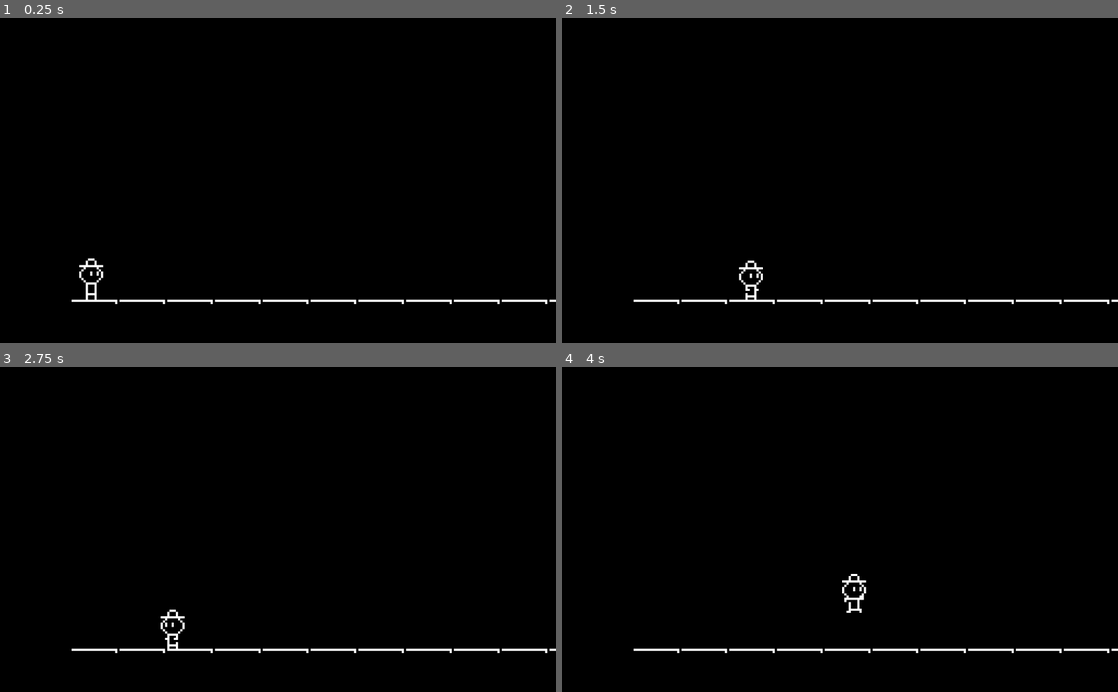
Above: before the commit, frames 1-4 (two rows, left to right).
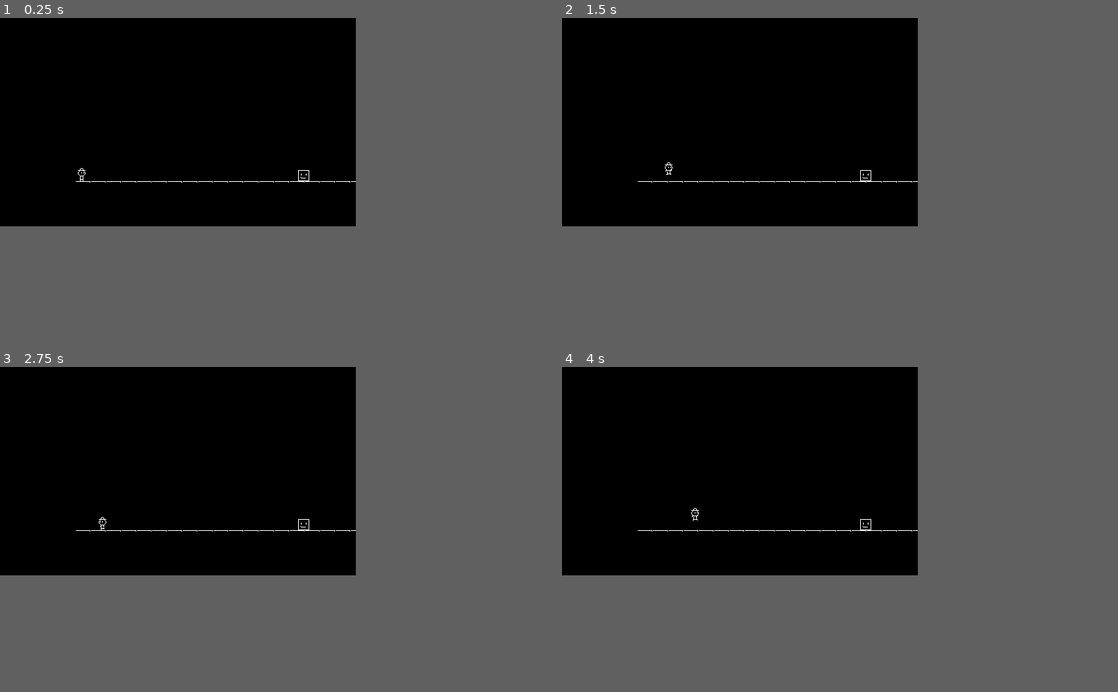
Above: after the commit, the same moments.

Repository: Guilherme-Calland/natural_light
Game: Godot game, scene res://scenes/levels/Level1.tscn
Same seed, same stepped clock (60 frames per second), same inputs: the game is played once before the commit and once after it.
Inputs:
- Up to frame 1 (0.25 s): no input
- Up to frame 2 (1.5 s): tap Enter at 0.5 s; hold D (right) from 0.53 s (still down); tap W (jump) at 0.6, 0.77, 1.07 s; tap S (duck) at 1.35 s
- Up to frame 3 (2.75 s): tap W (jump) at 1.52, 1.55, 1.82, 2.1 s; release D (right) at 2.03 s; hold A (left) from 2.03 s (still down)
- Up to frame 4 (4 s): release A (left) at 2.78 s; hold D (right) from 2.78 s (still down); tap S (duck) at 2.85 s; tap W (jump) at 3.02, 3.05, 3.32, 3.6, 3.77 s
In our replay, the window is 800x468 before the commit and 512x300 after it. These sizes can differ from the game's own. Grey fills any space a smaller window leaves; there, only what the larger window draws over its background counts as a difference.

The runs differ from the first frame. In frame 1, 1.1% of the frame differs, in the area x 12-100%, y 46-89%; in frame 2, 1.1%; in frame 3, 1.1%; in frame 4, 1.1%, in the area x 12-100%, y 43-89%.

Commit message:
pixel resolution

Diff:
--- a/project.godot
+++ b/project.godot
@@ -16,9 +16,8 @@
 
 [display]
 
-window/size/resizable=false
 window/size/fullscreen=true
-window/stretch/mode="viewport"
+window/stretch/aspect="keep_height"
 
 [importer_defaults]
 
@@ -77,5 +76,6 @@
 
 [rendering]
 
+2d/snapping/use_gpu_pixel_snap=true
 environment/default_clear_color=Color( 0, 0, 0, 1 )
 environment/default_environment="res://default_env.tres"
--- a/scenes/levels/Level1.tscn
+++ b/scenes/levels/Level1.tscn
@@ -11,8 +11,13 @@
 [node name="Level1" instance=ExtResource( 1 )]
 script = ExtResource( 2 )
 
+[node name="Pete" parent="." index="0"]
+speed = 40
+gravity = 15
+jumpForce = 200
+
 [node name="Camera2D" parent="." index="1"]
-position = Vector2( 96, -46 )
+position = Vector2( 147, -85.5 )
 
 [node name="Floor" parent="." index="2"]
 collision_layer = 2
@@ -25,21 +30,14 @@
 [node name="Respawn" parent="." index="4"]
 collision_layer = 4
 
-[node name="MoveCamera" parent="." index="5"]
-collision_layer = 4
-
-[node name="CollisionShape2D" parent="MoveCamera" index="0"]
-position = Vector2( 219.188, -32 )
-
-[node name="QueueMusic" type="Area2D" parent="." index="6"]
-position = Vector2( -114, -3 )
+[node name="QueueMusic" type="Area2D" parent="." index="5"]
+position = Vector2( 174, -30 )
 collision_layer = 8
 
 [node name="CollisionShape2D" type="CollisionShape2D" parent="QueueMusic" index="0"]
-position = Vector2( 207, -30 )
 shape = SubResource( 1 )
 
-[node name="Music" type="AudioStreamPlayer" parent="." index="7"]
+[node name="Music" type="AudioStreamPlayer" parent="." index="6"]
 stream = ExtResource( 3 )
 script = ExtResource( 4 )
 
--- a/scenes/levels/TemplateLevel.tscn
+++ b/scenes/levels/TemplateLevel.tscn
@@ -7,9 +7,6 @@
 [sub_resource type="RectangleShape2D" id=1]
 extents = Vector2( 529, 60.5 )
 
-[sub_resource type="RectangleShape2D" id=2]
-extents = Vector2( 5, 35.5 )
-
 [node name="TemplateLevel" type="Node2D"]
 script = ExtResource( 2 )
 
@@ -17,15 +14,13 @@
 position = Vector2( 9, -12 )
 
 [node name="Camera2D" type="Camera2D" parent="."]
-position = Vector2( 119, -68 )
 current = true
-zoom = Vector2( 0.25, 0.25 )
+zoom = Vector2( 0.5, 0.5 )
 
 [node name="Floor" type="TileMap" parent="."]
 tile_set = ExtResource( 3 )
 cell_size = Vector2( 22, 22 )
 format = 1
-tile_data = PoolIntArray( 4, 0, 0, 5, 0, 0, 6, 0, 0, 7, 0, 0, 8, 1, 0, 9, 1, 0, 10, 1, 0, 11, 1, 0, 12, 1, 0, 13, 1, 0, 14, 1, 0 )
 
 [node name="Boxes" type="TileMap" parent="."]
 tile_set = ExtResource( 3 )
@@ -39,12 +34,4 @@
 [node name="CollisionShape2D" type="CollisionShape2D" parent="Respawn"]
 shape = SubResource( 1 )
 
-[node name="MoveCamera" type="Area2D" parent="."]
-collision_layer = 0
-
-[node name="CollisionShape2D" type="CollisionShape2D" parent="MoveCamera"]
-position = Vector2( 247, -33 )
-shape = SubResource( 2 )
-
-[connection signal="body_entered" from="Respawn" to="Pete" method="respawn" binds= [ Vector2( 10, -300 ) ]]
-[connection signal="body_entered" from="MoveCamera" to="." method="moveCamera" binds= [ Vector2( 350, -55 ) ]]
+[connection signal="body_entered" from="Respawn" to="Pete" method="respawn" binds= [ Vector2( 10, -600 ) ]]
--- a/scenes/pete/Pete.tscn
+++ b/scenes/pete/Pete.tscn
@@ -8,73 +8,58 @@
 [ext_resource path="res://graphics/pete/pete_jumping.png" type="Texture" id=6]
 [ext_resource path="res://graphics/pete/pete_touching.png" type="Texture" id=7]
 
-[sub_resource type="Animation" id=4]
-length = 0.001
-tracks/0/type = "value"
-tracks/0/path = NodePath("Sprite:texture")
-tracks/0/interp = 1
-tracks/0/loop_wrap = true
-tracks/0/imported = false
-tracks/0/enabled = true
-tracks/0/keys = {
-"times": PoolRealArray( 0 ),
-"transitions": PoolRealArray( 1 ),
-"update": 0,
-"values": [ ExtResource( 4 ) ]
-}
-
 [sub_resource type="Animation" id=6]
 resource_name = "duckWalking"
 loop = true
 step = 0.25
 tracks/0/type = "value"
-tracks/0/path = NodePath("Sprite:texture")
-tracks/0/interp = 1
-tracks/0/loop_wrap = true
-tracks/0/imported = false
-tracks/0/enabled = true
-tracks/0/keys = {
-"times": PoolRealArray( 0 ),
-"transitions": PoolRealArray( 1 ),
-"update": 1,
-"values": [ ExtResource( 5 ) ]
-}
-tracks/1/type = "value"
-tracks/1/path = NodePath("Sprite:hframes")
-tracks/1/interp = 1
-tracks/1/loop_wrap = true
-tracks/1/imported = false
-tracks/1/enabled = true
-tracks/1/keys = {
-"times": PoolRealArray( 0 ),
-"transitions": PoolRealArray( 1 ),
-"update": 1,
-"values": [ 4 ]
-}
-tracks/2/type = "value"
-tracks/2/path = NodePath("Sprite:vframes")
-tracks/2/interp = 1
-tracks/2/loop_wrap = true
-tracks/2/imported = false
-tracks/2/enabled = true
-tracks/2/keys = {
-"times": PoolRealArray( 0 ),
-"transitions": PoolRealArray( 1 ),
-"update": 1,
-"values": [ 1 ]
-}
-tracks/3/type = "value"
-tracks/3/path = NodePath("Sprite:frame")
-tracks/3/interp = 1
-tracks/3/loop_wrap = true
-tracks/3/imported = false
-tracks/3/enabled = true
-tracks/3/keys = {
+tracks/0/path = NodePath("Sprite:frame")
+tracks/0/interp = 1
+tracks/0/loop_wrap = true
+tracks/0/imported = false
+tracks/0/enabled = true
+tracks/0/keys = {
 "times": PoolRealArray( 0, 0.25, 0.5, 0.75 ),
 "transitions": PoolRealArray( 1, 1, 1, 1 ),
 "update": 1,
 "values": [ 0, 1, 2, 3 ]
 }
+tracks/1/type = "value"
+tracks/1/path = NodePath("Sprite:vframes")
+tracks/1/interp = 1
+tracks/1/loop_wrap = true
+tracks/1/imported = false
+tracks/1/enabled = true
+tracks/1/keys = {
+"times": PoolRealArray( 0 ),
+"transitions": PoolRealArray( 1 ),
+"update": 0,
+"values": [ 1 ]
+}
+tracks/2/type = "value"
+tracks/2/path = NodePath("Sprite:hframes")
+tracks/2/interp = 1
+tracks/2/loop_wrap = true
+tracks/2/imported = false
+tracks/2/enabled = true
+tracks/2/keys = {
+"times": PoolRealArray( 0 ),
+"transitions": PoolRealArray( 1 ),
+"update": 0,
+"values": [ 4 ]
+}
+tracks/3/type = "value"
+tracks/3/path = NodePath("Sprite:texture")
+tracks/3/interp = 1
+tracks/3/loop_wrap = true
+tracks/3/imported = false
+tracks/3/enabled = true
+tracks/3/keys = {
+"times": PoolRealArray( 0 ),
+"transitions": PoolRealArray( 1 ),
+"update": 0,
+"values": [ ExtResource( 5 ) ]
+}
 
 [sub_resource type="Animation" id=5]
 resource_name = "ducking"
@@ -82,106 +67,105 @@
 loop = true
 step = 1.0
 tracks/0/type = "value"
-tracks/0/path = NodePath("Sprite:texture")
-tracks/0/interp = 1
-tracks/0/loop_wrap = true
-tracks/0/imported = false
-tracks/0/enabled = true
-tracks/0/keys = {
-"times": PoolRealArray( 0 ),
-"transitions": PoolRealArray( 1 ),
-"update": 1,
+tracks/0/path = NodePath("Sprite:frame")
+tracks/0/interp = 1
+tracks/0/loop_wrap = true
+tracks/0/imported = false
+tracks/0/enabled = true
+tracks/0/keys = {
+"times": PoolRealArray( 0 ),
+"transitions": PoolRealArray( 1 ),
+"update": 0,
+"values": [ 0 ]
+}
+tracks/1/type = "value"
+tracks/1/path = NodePath("Sprite:vframes")
+tracks/1/interp = 1
+tracks/1/loop_wrap = true
+tracks/1/imported = false
+tracks/1/enabled = true
+tracks/1/keys = {
+"times": PoolRealArray( 0 ),
+"transitions": PoolRealArray( 1 ),
+"update": 0,
+"values": [ 1 ]
+}
+tracks/2/type = "value"
+tracks/2/path = NodePath("Sprite:hframes")
+tracks/2/interp = 1
+tracks/2/loop_wrap = true
+tracks/2/imported = false
+tracks/2/enabled = true
+tracks/2/keys = {
+"times": PoolRealArray( 0 ),
+"transitions": PoolRealArray( 1 ),
+"update": 0,
+"values": [ 1 ]
+}
+tracks/3/type = "value"
+tracks/3/path = NodePath("Sprite:texture")
+tracks/3/interp = 1
+tracks/3/loop_wrap = true
+tracks/3/imported = false
+tracks/3/enabled = true
+tracks/3/keys = {
+"times": PoolRealArray( 0 ),
+"transitions": PoolRealArray( 1 ),
+"update": 0,
 "values": [ ExtResource( 4 ) ]
-}
-tracks/1/type = "value"
-tracks/1/path = NodePath("Sprite:hframes")
-tracks/1/interp = 1
-tracks/1/loop_wrap = true
-tracks/1/imported = false
-tracks/1/enabled = true
-tracks/1/keys = {
-"times": PoolRealArray( 0 ),
-"transitions": PoolRealArray( 1 ),
-"update": 1,
-"values": [ 1 ]
-}
-tracks/2/type = "value"
-tracks/2/path = NodePath("Sprite:vframes")
-tracks/2/interp = 1
-tracks/2/loop_wrap = true
-tracks/2/imported = false
-tracks/2/enabled = true
-tracks/2/keys = {
-"times": PoolRealArray( 0 ),
-"transitions": PoolRealArray( 1 ),
-"update": 1,
-"values": [ 1 ]
-}
-tracks/3/type = "value"
-tracks/3/path = NodePath("Sprite:frame")
-tracks/3/interp = 1
-tracks/3/loop_wrap = true
-tracks/3/imported = false
-tracks/3/enabled = true
-tracks/3/keys = {
-"times": PoolRealArray( 0 ),
-"transitions": PoolRealArray( 1 ),
-"update": 1,
-"values": [ 0 ]
 }
 
 [sub_resource type="Animation" id=1]
 resource_name = "idle"
 length = 0.1
-loop = true
 step = 1.0
 tracks/0/type = "value"
-tracks/0/path = NodePath("Sprite:texture")
-tracks/0/interp = 1
-tracks/0/loop_wrap = true
-tracks/0/imported = false
-tracks/0/enabled = true
-tracks/0/keys = {
-"times": PoolRealArray( 0 ),
-"transitions": PoolRealArray( 1 ),
-"update": 1,
-"values": [ ExtResource( 1 ) ]
-}
-tracks/1/type = "value"
-tracks/1/path = NodePath("Sprite:hframes")
-tracks/1/interp = 1
-tracks/1/loop_wrap = true
-tracks/1/imported = false
-tracks/1/enabled = true
-tracks/1/keys = {
-"times": PoolRealArray( 0 ),
-"transitions": PoolRealArray( 1 ),
-"update": 1,
-"values": [ 1 ]
-}
-tracks/2/type = "value"
-tracks/2/path = NodePath("Sprite:vframes")
-tracks/2/interp = 1
-tracks/2/loop_wrap = true
-tracks/2/imported = false
-tracks/2/enabled = true
-tracks/2/keys = {
-"times": PoolRealArray( 0 ),
-"transitions": PoolRealArray( 1 ),
-"update": 1,
-"values": [ 1 ]
-}
-tracks/3/type = "value"
-tracks/3/path = NodePath("Sprite:frame")
-tracks/3/interp = 1
-tracks/3/loop_wrap = true
-tracks/3/imported = false
-tracks/3/enabled = true
-tracks/3/keys = {
+tracks/0/path = NodePath("Sprite:frame")
+tracks/0/interp = 1
+tracks/0/loop_wrap = true
+tracks/0/imported = false
+tracks/0/enabled = true
+tracks/0/keys = {
 "times": PoolRealArray( 0 ),
 "transitions": PoolRealArray( 1 ),
 "update": 1,
 "values": [ 0 ]
+}
+tracks/1/type = "value"
+tracks/1/path = NodePath("Sprite:vframes")
+tracks/1/interp = 1
+tracks/1/loop_wrap = true
+tracks/1/imported = false
+tracks/1/enabled = true
+tracks/1/keys = {
+"times": PoolRealArray( 0 ),
+"transitions": PoolRealArray( 1 ),
+"update": 0,
+"values": [ 1 ]
+}
+tracks/2/type = "value"
+tracks/2/path = NodePath("Sprite:hframes")
+tracks/2/interp = 1
+tracks/2/loop_wrap = true
+tracks/2/imported = false
+tracks/2/enabled = true
+tracks/2/keys = {
+"times": PoolRealArray( 0 ),
+"transitions": PoolRealArray( 1 ),
+"update": 0,
+"values": [ 1 ]
+}
+tracks/3/type = "value"
+tracks/3/path = NodePath("Sprite:texture")
+tracks/3/interp = 1
+tracks/3/loop_wrap = true
+tracks/3/imported = false
+tracks/3/enabled = true
+tracks/3/keys = {
+"times": PoolRealArray( 0 ),
+"transitions": PoolRealArray( 1 ),
+"update": 0,
+"values": [ ExtResource( 1 ) ]
 }
 
 [sub_resource type="Animation" id=7]
@@ -190,52 +174,52 @@
 loop = true
 step = 1.0
 tracks/0/type = "value"
-tracks/0/path = NodePath("Sprite:texture")
-tracks/0/interp = 1
-tracks/0/loop_wrap = true
-tracks/0/imported = false
-tracks/0/enabled = true
-tracks/0/keys = {
-"times": PoolRealArray( 0 ),
-"transitions": PoolRealArray( 1 ),
-"update": 1,
+tracks/0/path = NodePath("Sprite:frame")
+tracks/0/interp = 1
+tracks/0/loop_wrap = true
+tracks/0/imported = false
+tracks/0/enabled = true
+tracks/0/keys = {
+"times": PoolRealArray( 0 ),
+"transitions": PoolRealArray( 1 ),
+"update": 0,
+"values": [ 0 ]
+}
+tracks/1/type = "value"
+tracks/1/path = NodePath("Sprite:vframes")
+tracks/1/interp = 1
+tracks/1/loop_wrap = true
+tracks/1/imported = false
+tracks/1/enabled = true
+tracks/1/keys = {
+"times": PoolRealArray( 0 ),
+"transitions": PoolRealArray( 1 ),
+"update": 0,
+"values": [ 1 ]
+}
+tracks/2/type = "value"
+tracks/2/path = NodePath("Sprite:hframes")
+tracks/2/interp = 1
+tracks/2/loop_wrap = true
+tracks/2/imported = false
+tracks/2/enabled = true
+tracks/2/keys = {
+"times": PoolRealArray( 0 ),
+"transitions": PoolRealArray( 1 ),
+"update": 0,
+"values": [ 1 ]
+}
+tracks/3/type = "value"
+tracks/3/path = NodePath("Sprite:texture")
+tracks/3/interp = 1
+tracks/3/loop_wrap = true
+tracks/3/imported = false
+tracks/3/enabled = true
+tracks/3/keys = {
+"times": PoolRealArray( 0 ),
+"transitions": PoolRealArray( 1 ),
+"update": 0,
 "values": [ ExtResource( 6 ) ]
-}
-tracks/1/type = "value"
-tracks/1/path = NodePath("Sprite:hframes")
-tracks/1/interp = 1
-tracks/1/loop_wrap = true
-tracks/1/imported = false
-tracks/1/enabled = true
-tracks/1/keys = {
-"times": PoolRealArray( 0 ),
-"transitions": PoolRealArray( 1 ),
-"update": 1,
-"values": [ 1 ]
-}
-tracks/2/type = "value"
-tracks/2/path = NodePath("Sprite:vframes")
-tracks/2/interp = 1
-tracks/2/loop_wrap = true
-tracks/2/imported = false
-tracks/2/enabled = true
-tracks/2/keys = {
-"times": PoolRealArray( 0 ),
-"transitions": PoolRealArray( 1 ),
-"update": 1,
-"values": [ 1 ]
-}
-tracks/3/type = "value"
-tracks/3/path = NodePath("Sprite:frame")
-tracks/3/interp = 1
-tracks/3/loop_wrap = true
-tracks/3/imported = false
-tracks/3/enabled = true
-tracks/3/keys = {
-"times": PoolRealArray( 0 ),
-"transitions": PoolRealArray( 1 ),
-"update": 1,
-"values": [ 0 ]
 }
 
 [sub_resource type="Animation" id=9]
@@ -244,52 +228,52 @@
 loop = true
 step = 1.0
 tracks/0/type = "value"
-tracks/0/path = NodePath("Sprite:texture")
-tracks/0/interp = 1
-tracks/0/loop_wrap = true
-tracks/0/imported = false
-tracks/0/enabled = true
-tracks/0/keys = {
-"times": PoolRealArray( 0 ),
-"transitions": PoolRealArray( 1 ),
-"update": 1,
+tracks/0/path = NodePath("Sprite:frame")
+tracks/0/interp = 1
+tracks/0/loop_wrap = true
+tracks/0/imported = false
+tracks/0/enabled = true
+tracks/0/keys = {
+"times": PoolRealArray( 0 ),
+"transitions": PoolRealArray( 1 ),
+"update": 0,
+"values": [ 0 ]
+}
+tracks/1/type = "value"
+tracks/1/path = NodePath("Sprite:vframes")
+tracks/1/interp = 1
+tracks/1/loop_wrap = true
+tracks/1/imported = false
+tracks/1/enabled = true
+tracks/1/keys = {
+"times": PoolRealArray( 0 ),
+"transitions": PoolRealArray( 1 ),
+"update": 0,
+"values": [ 1 ]
+}
+tracks/2/type = "value"
+tracks/2/path = NodePath("Sprite:hframes")
+tracks/2/interp = 1
+tracks/2/loop_wrap = true
+tracks/2/imported = false
+tracks/2/enabled = true
+tracks/2/keys = {
+"times": PoolRealArray( 0 ),
+"transitions": PoolRealArray( 1 ),
+"update": 0,
+"values": [ 1 ]
+}
+tracks/3/type = "value"
+tracks/3/path = NodePath("Sprite:texture")
+tracks/3/interp = 1
+tracks/3/loop_wrap = true
+tracks/3/imported = false
+tracks/3/enabled = true
+tracks/3/keys = {
+"times": PoolRealArray( 0 ),
+"transitions": PoolRealArray( 1 ),
+"update": 0,
 "values": [ ExtResource( 7 ) ]
-}
-tracks/1/type = "value"
-tracks/1/path = NodePath("Sprite:hframes")
-tracks/1/interp = 1
-tracks/1/loop_wrap = true
-tracks/1/imported = false
-tracks/1/enabled = true
-tracks/1/keys = {
-"times": PoolRealArray( 0 ),
-"transitions": PoolRealArray( 1 ),
-"update": 1,
-"values": [ 1 ]
-}
-tracks/2/type = "value"
-tracks/2/path = NodePath("Sprite:vframes")
-tracks/2/interp = 1
-tracks/2/loop_wrap = true
-tracks/2/imported = false
-tracks/2/enabled = true
-tracks/2/keys = {
-"times": PoolRealArray( 0 ),
-"transitions": PoolRealArray( 1 ),
-"update": 1,
-"values": [ 1 ]
-}
-tracks/3/type = "value"
-tracks/3/path = NodePath("Sprite:frame")
-tracks/3/interp = 1
-tracks/3/loop_wrap = true
-tracks/3/imported = false
-tracks/3/enabled = true
-tracks/3/keys = {
-"times": PoolRealArray( 0 ),
-"transitions": PoolRealArray( 1 ),
-"update": 1,
-"values": [ 0 ]
 }
 
 [sub_resource type="Animation" id=3]
@@ -297,66 +281,67 @@
 loop = true
 step = 0.25
 tracks/0/type = "value"
-tracks/0/path = NodePath("Sprite:texture")
-tracks/0/interp = 1
-tracks/0/loop_wrap = true
-tracks/0/imported = false
-tracks/0/enabled = true
-tracks/0/keys = {
-"times": PoolRealArray( 0 ),
-"transitions": PoolRealArray( 1 ),
-"update": 1,
-"values": [ ExtResource( 2 ) ]
-}
-tracks/1/type = "value"
-tracks/1/path = NodePath("Sprite:hframes")
-tracks/1/interp = 1
-tracks/1/loop_wrap = true
-tracks/1/imported = false
-tracks/1/enabled = true
-tracks/1/keys = {
-"times": PoolRealArray( 0 ),
-"transitions": PoolRealArray( 1 ),
-"update": 1,
-"values": [ 4 ]
-}
-tracks/2/type = "value"
-tracks/2/path = NodePath("Sprite:vframes")
-tracks/2/interp = 1
-tracks/2/loop_wrap = true
-tracks/2/imported = false
-tracks/2/enabled = true
-tracks/2/keys = {
-"times": PoolRealArray( 0 ),
-"transitions": PoolRealArray( 1 ),
-"update": 1,
-"values": [ 1 ]
-}
-tracks/3/type = "value"
-tracks/3/path = NodePath("Sprite:frame")
-tracks/3/interp = 1
-tracks/3/loop_wrap = true
-tracks/3/imported = false
-tracks/3/enabled = true
-tracks/3/keys = {
+tracks/0/path = NodePath("Sprite:frame")
+tracks/0/interp = 1
+tracks/0/loop_wrap = true
+tracks/0/imported = false
+tracks/0/enabled = true
+tracks/0/keys = {
 "times": PoolRealArray( 0, 0.25, 0.5, 0.75 ),
 "transitions": PoolRealArray( 1, 1, 1, 1 ),
 "update": 1,
 "values": [ 0, 1, 2, 3 ]
 }
+tracks/1/type = "value"
+tracks/1/path = NodePath("Sprite:vframes")
+tracks/1/interp = 1
+tracks/1/loop_wrap = true
+tracks/1/imported = false
+tracks/1/enabled = true
+tracks/1/keys = {
+"times": PoolRealArray( 0 ),
+"transitions": PoolRealArray( 1 ),
+"update": 0,
+"values": [ 1 ]
+}
+tracks/2/type = "value"
+tracks/2/path = NodePath("Sprite:hframes")
+tracks/2/interp = 1
+tracks/2/loop_wrap = true
+tracks/2/imported = false
+tracks/2/enabled = true
+tracks/2/keys = {
+"times": PoolRealArray( 0 ),
+"transitions": PoolRealArray( 1 ),
+"update": 0,
+"values": [ 4 ]
+}
+tracks/3/type = "value"
+tracks/3/path = NodePath("Sprite:texture")
+tracks/3/interp = 1
+tracks/3/loop_wrap = true
+tracks/3/imported = false
+tracks/3/enabled = true
+tracks/3/keys = {
+"times": PoolRealArray( 0 ),
+"transitions": PoolRealArray( 1 ),
+"update": 0,
+"values": [ ExtResource( 2 ) ]
+}
 
 [sub_resource type="RectangleShape2D" id=8]
-extents = Vector2( 5, 9 )
+extents = Vector2( 4, 8.99649 )
 
 [node name="Pete" type="KinematicBody2D"]
 collision_mask = 2
 script = ExtResource( 3 )
+speed = 60
+jumpForce = 250
 
 [node name="Sprite" type="Sprite" parent="."]
-texture = ExtResource( 4 )
+texture = ExtResource( 6 )
 
 [node name="AnimationPlayer" type="AnimationPlayer" parent="."]
-anims/RESET = SubResource( 4 )
 anims/duckWalking = SubResource( 6 )
 anims/ducking = SubResource( 5 )
 anims/idle = SubResource( 1 )
@@ -365,5 +350,5 @@
 anims/walking = SubResource( 3 )
 
 [node name="CollisionShape2D" type="CollisionShape2D" parent="."]
-scale = Vector2( 0.897, 1.055 )
+scale = Vector2( 0.968, 1 )
 shape = SubResource( 8 )
--- a/scenes/terrain/TileSet.tscn
+++ b/scenes/terrain/TileSet.tscn
@@ -4,9 +4,9 @@
 [ext_resource path="res://graphics/terrain/smirking_box.png" type="Texture" id=2]
 
 [sub_resource type="RectangleShape2D" id=3]
-extents = Vector2( 10.5, 2.5 )
+extents = Vector2( 10.5, 1.98101 )
 
-[sub_resource type="RectangleShape2D" id=2]
+[sub_resource type="RectangleShape2D" id=4]
 extents = Vector2( 8, 8 )
 
 [node name="TileSet" type="Node2D"]
@@ -18,7 +18,7 @@
 collision_layer = 0
 
 [node name="CollisionShape2D" type="CollisionShape2D" parent="Floor1/StaticBody2D"]
-position = Vector2( -0.5, -2.5 )
+position = Vector2( -0.5, -2.01899 )
 shape = SubResource( 3 )
 
 [node name="SmirkingBox" type="Sprite" parent="."]
--- a/scripts/levels/Level1.gd
+++ b/scripts/levels/Level1.gd
@@ -3,7 +3,7 @@
 onready var music = $Music
 
 func _ready():
-	camera.global_position = Vector2(95, -55)
+	camera.global_position = Vector2(147, -85)
 
 func queueMusic(body):
 	if not music.playing:
--- a/scripts/levels/TemplateLevel.gd
+++ b/scripts/levels/TemplateLevel.gd
@@ -3,10 +3,19 @@
 onready var pete = $Pete
 onready var camera = $Camera2D
 var forward = true
-var oldCameraPosition = Vector2(0,0)
+var oldCameraPosition = Vector2(0, 0)
 
 func _ready():
-#	$"/root".size = Vector2(512,300);
+
+	#if windowed with 800x450
+#	$"/root".size = Vector2(800, 450);
+
+	# for any size
+	var windowSize = OS.get_window_size()
+	var screenSize = OS.get_screen_size()
+	print(str(windowSize) + str(screenSize))
+#	OS.set_window_size(screenSize)
+	$"/root".size = OS.get_window_size()/2
 	pass
 
 func _process(_delta):
--- a/scripts/pete/Pete.gd
+++ b/scripts/pete/Pete.gd
@@ -4,9 +4,9 @@
 onready var animationPlayer = $AnimationPlayer
 onready var sprite = $Sprite
 var motion = Vector2(0,0)
-export var speed = 50
-export var gravity = 10
-export var jumpForce = 150
+export var speed = 100
+export var gravity = 20
+export var jumpForce = 300
 var ducking = true
 
 func run():
--- a/tilesets/tileset.tres
+++ b/tilesets/tileset.tres
@@ -7,9 +7,12 @@
 extents = Vector2( 10.5, 2.5 )
 
 [sub_resource type="RectangleShape2D" id=3]
-extents = Vector2( 10.5, 2.5 )
+extents = Vector2( 10.5, 1.98101 )
 
 [sub_resource type="RectangleShape2D" id=2]
+extents = Vector2( 8, 8 )
+
+[sub_resource type="RectangleShape2D" id=4]
 extents = Vector2( 8, 8 )
 
 [resource]
@@ -42,8 +45,8 @@
 1/tile_mode = 0
 1/occluder_offset = Vector2( 11, 5 )
 1/navigation_offset = Vector2( 11, 5 )
-1/shape_offset = Vector2( 10.5, 2.5 )
-1/shape_transform = Transform2D( 1, 0, 0, 1, 10.5, 2.5 )
+1/shape_offset = Vector2( 10.5, 2.98101 )
+1/shape_transform = Transform2D( 1, 0, 0, 1, 10.5, 2.98101 )
 1/shape = SubResource( 3 )
 1/shape_one_way = false
 1/shape_one_way_margin = 1.0
@@ -52,7 +55,7 @@
 "one_way": false,
 "one_way_margin": 1.0,
 "shape": SubResource( 3 ),
-"shape_transform": Transform2D( 1, 0, 0, 1, 10.5, 2.5 )
+"shape_transform": Transform2D( 1, 0, 0, 1, 10.5, 2.98101 )
 } ]
 1/z_index = 0
 2/name = "Floor2"
@@ -76,3 +79,24 @@
 "shape_transform": Transform2D( 1, 0, 0, 1, 8, 8 )
 } ]
 2/z_index = 0
+3/name = "SmirkingBox"
+3/texture = ExtResource( 2 )
+3/tex_offset = Vector2( 0, 0 )
+3/modulate = Color( 1, 1, 1, 1 )
+3/region = Rect2( 0, 0, 16, 16 )
+3/tile_mode = 0
+3/occluder_offset = Vector2( 8, 8 )
+3/navigation_offset = Vector2( 8, 8 )
+3/shape_offset = Vector2( 8, 8 )
+3/shape_transform = Transform2D( 1, 0, 0, 1, 8, 8 )
+3/shape = SubResource( 4 )
+3/shape_one_way = false
+3/shape_one_way_margin = 1.0
+3/shapes = [ {
+"autotile_coord": Vector2( 0, 0 ),
+"one_way": false,
+"one_way_margin": 1.0,
+"shape": SubResource( 4 ),
+"shape_transform": Transform2D( 1, 0, 0, 1, 8, 8 )
+} ]
+3/z_index = 0
Binary file changed: icon.png
Not shown: 1 places in scenes/levels/TemplateLevel.tscn that only renumber resources
Not shown: 1 places in scenes/pete/Pete.tscn that only renumber resources
Not shown: 1 places in scenes/terrain/TileSet.tscn that only renumber resources
Not shown: 1 places in tilesets/tileset.tres that only renumber resources
